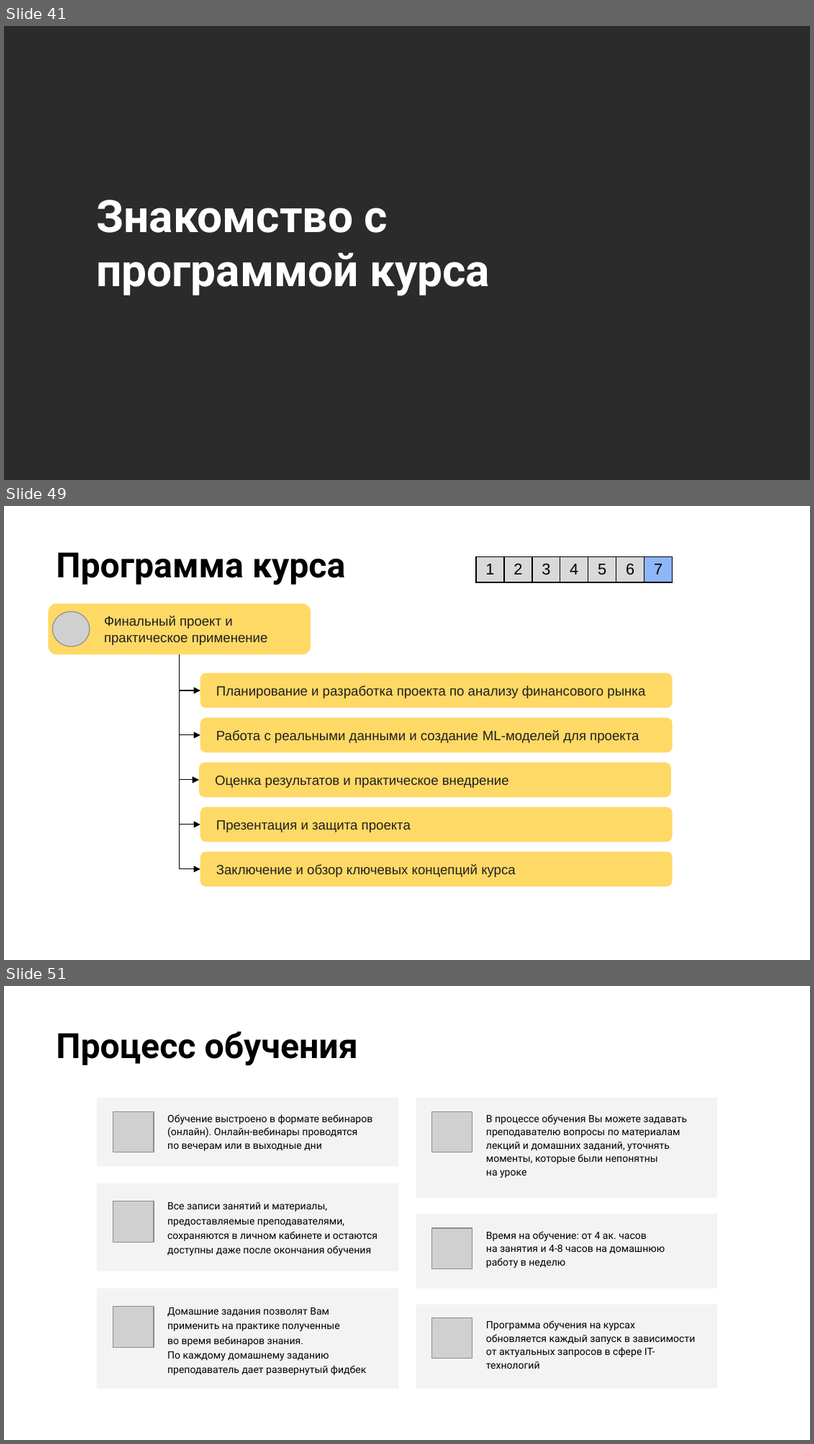
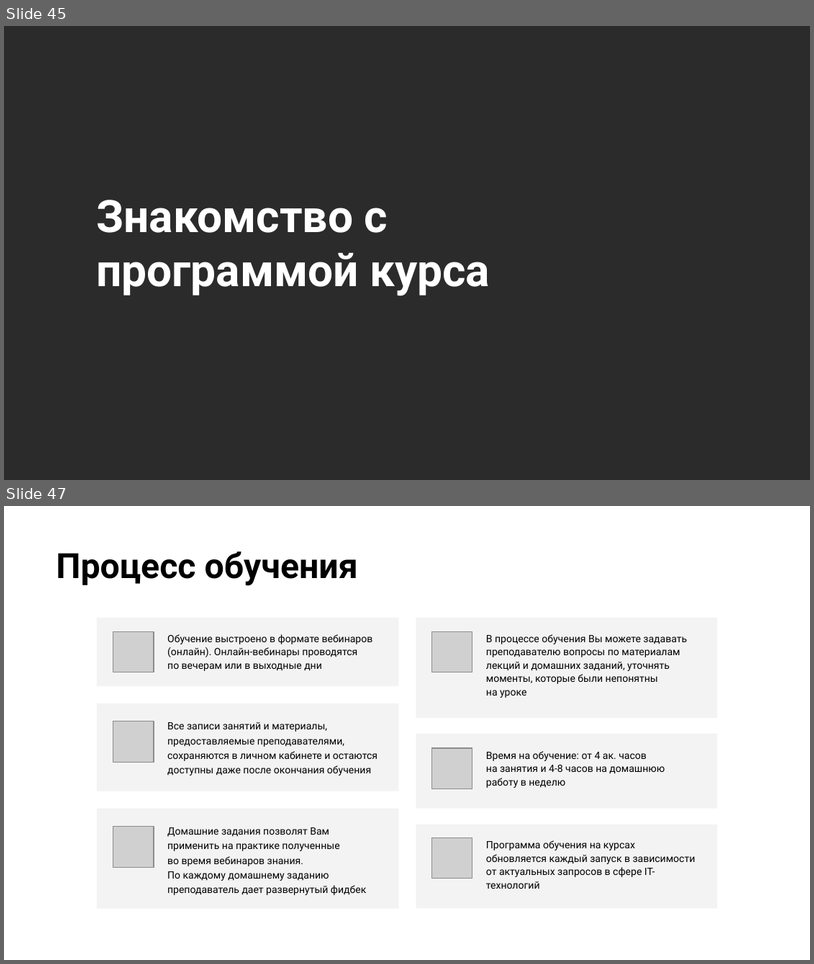
Before and after one commit to stureiko/Otus_lectures, a slide deck: FinML/Open_lesson_graph_patterns/Presentation/Graph_patterns.pptx. Shown one above the other, each under a label of ours: slides 41, 49 and 51 before the commit, slides 45 and 47 after it; the slides between them are not shown. The pictures are 814x1444 and 814x964 pixels, drawn with LibreOffice and Linux fonts; fonts in the diff are those of the drawing; grey boxes stand for pictures; background and template pictures are left out; a plain dark background stands for a picture behind light text. Boxes give left, top, right and bottom in pixels: in the first picture for what was removed or moved away, otherwise in the second. Text is boxed around its words. In the diff, an @@ line names an element or a change of style, - is before the commit and + after.

```diff
--- a/FinML/Open_lesson_graph_patterns/Presentation/Graph_patterns.pptx
+++ b/FinML/Open_lesson_graph_patterns/Presentation/Graph_patterns.pptx
@@ slide 49 removed at <box>4,506,810,960</box>, background picture (left out) @@
@@ title removed at <box>56,552,345,585</box> @@
-Программа курса
@@ table removed at <box>476,557,674,584</box>, 1 rows, 7 columns @@
-1 | 2 | 3 | 4 | 5 | 6 | 7
@@ rounded rectangle removed at <box>49,604,311,654</box> @@
-Финальный проект и практическое применение
@@ picture removed at <box>52,612,90,646</box> @@
@@ elbow arrow removed from (180, 654) to (201, 690) @@
@@ elbow arrow removed from (180, 654) to (201, 735) @@
@@ elbow arrow removed from (180, 654) to (199, 780) @@
@@ elbow arrow removed from (180, 654) to (201, 824) @@
@@ elbow arrow removed from (180, 654) to (201, 869) @@
@@ rounded rectangle removed at <box>201,673,674,708</box> @@
-Планирование и разработка проекта по анализу финансового рынка
@@ rounded rectangle removed at <box>201,717,674,752</box> @@
-Работа с реальными данными и создание ML-моделей для проекта
@@ rounded rectangle removed at <box>199,762,671,797</box> @@
-Оценка результатов и практическое внедрение
@@ rounded rectangle removed at <box>201,807,674,842</box> @@
-Презентация и защита проекта
@@ rounded rectangle removed at <box>201,851,674,886</box> @@
-Заключение и обзор ключевых концепций курса
@@ what was slide 41 is now slide 45 @@
@@ what was slide 51 is now slide 47 @@
```
Also in this commit, not shown: 4 slides changed, 4 slides added, 7 other slides removed, 12 other files.
